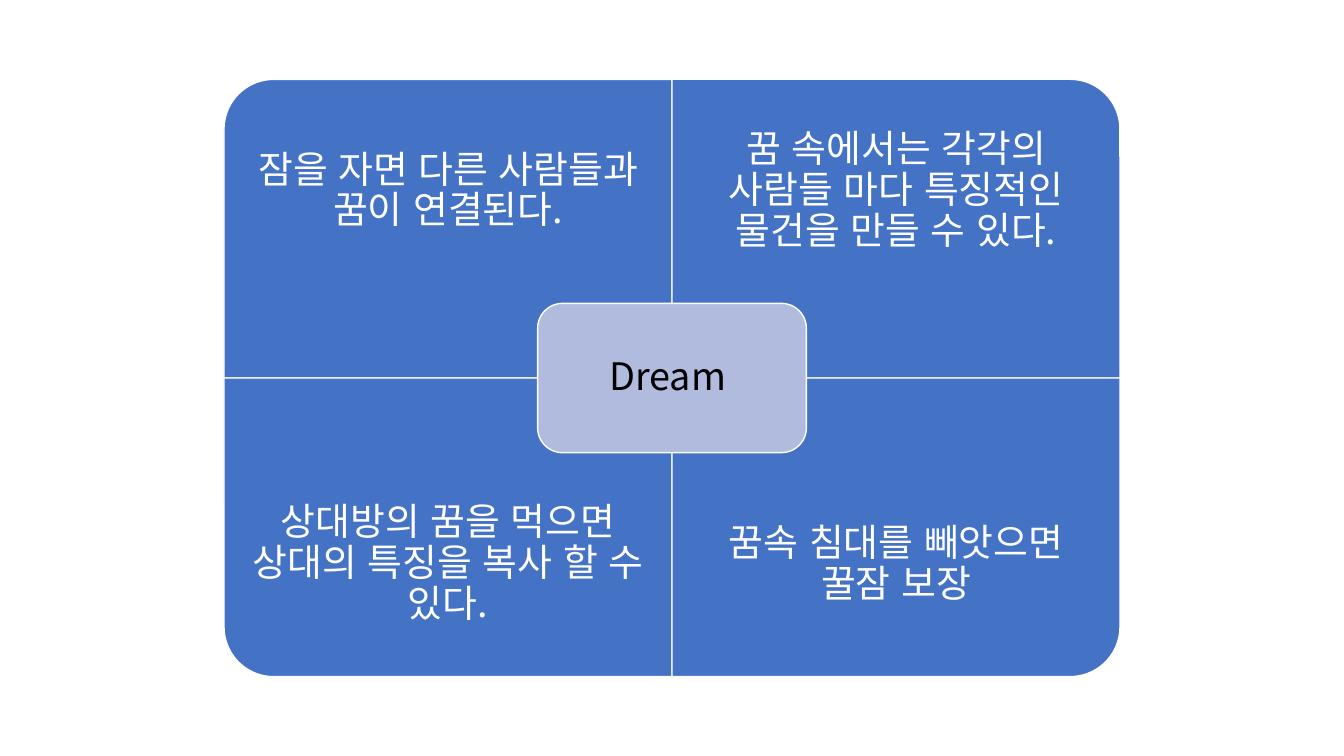
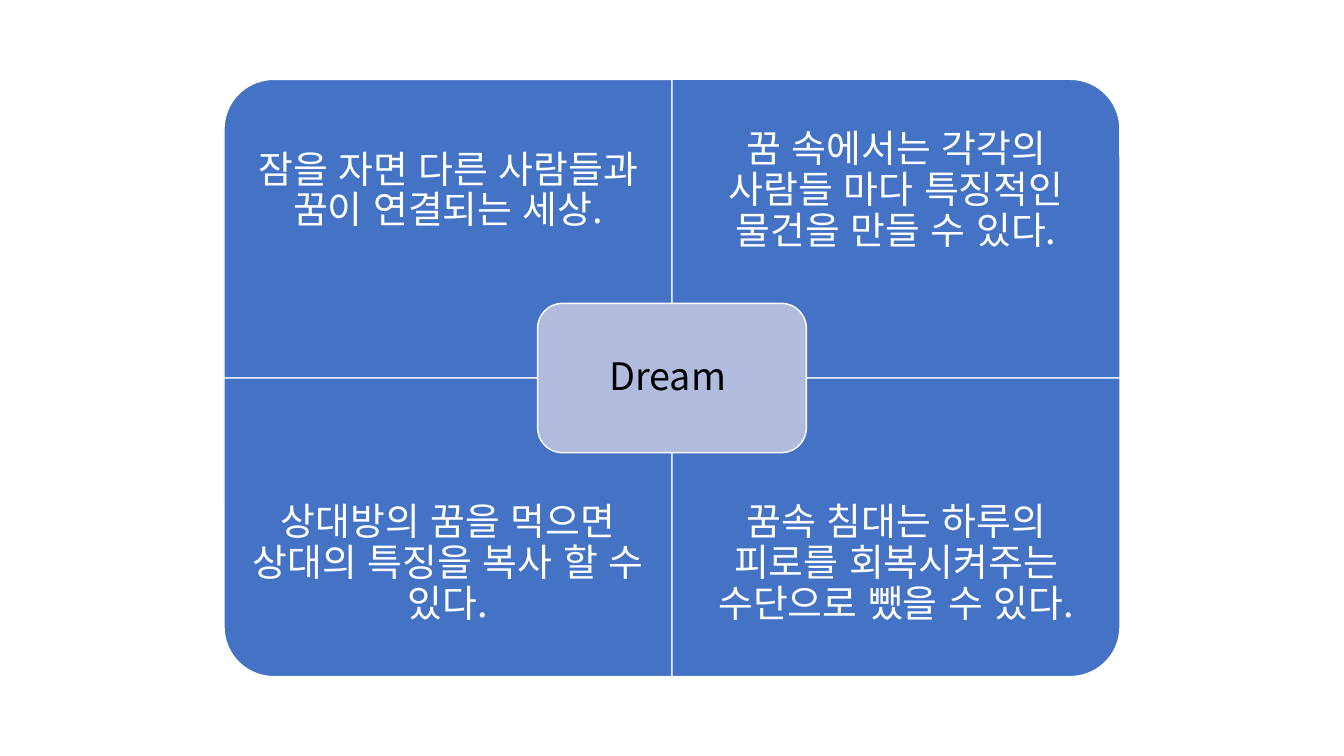
Before and after one commit to frenil/GSE_-_2_2013180036, a slide deck: slide 1 of 게임 기획.pptx. Drawn at 1344x756 pixels with LibreOffice and Linux fonts; fonts in the diff are those of the drawing. Boxes give left, top, right and bottom in pixels: in the first picture for what was removed or moved away, otherwise in the second. Text is boxed around its words. In the diff, an @@ line names an element or a change of style, - is before the commit and + after.

Commit message:
기획 수정

```diff
--- a/게임 기획.pptx
+++ b/게임 기획.pptx
@@ text at box(258, 151, 638, 226): text changed @@
-잠을 자면 다른 사람들과 꿈이 연결된다.
+잠을 자면 다른 사람들과 꿈이 연결되는 세상.
@@ text at box(718, 503, 1074, 620): text changed @@
-꿈속 침대를 빼앗으면 꿀잠 보장
+꿈속 침대는 하루의 피로를 회복시켜주는 수단으로 뺐을 수 있다.
```
